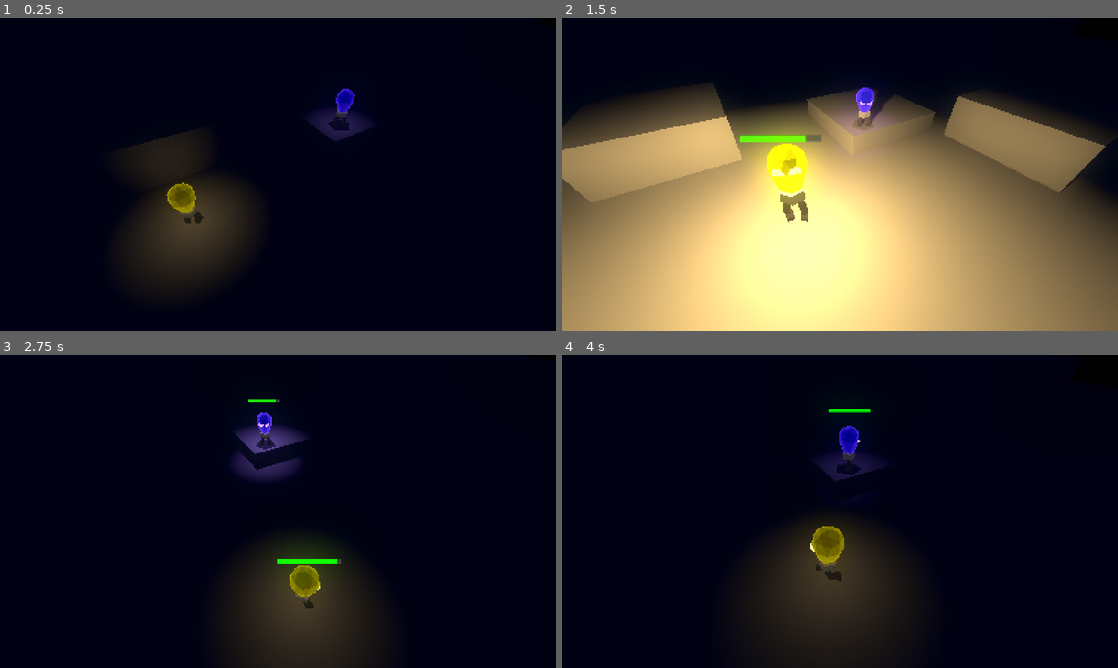
Above: before the commit, frames 1-4 (two rows, left to right).
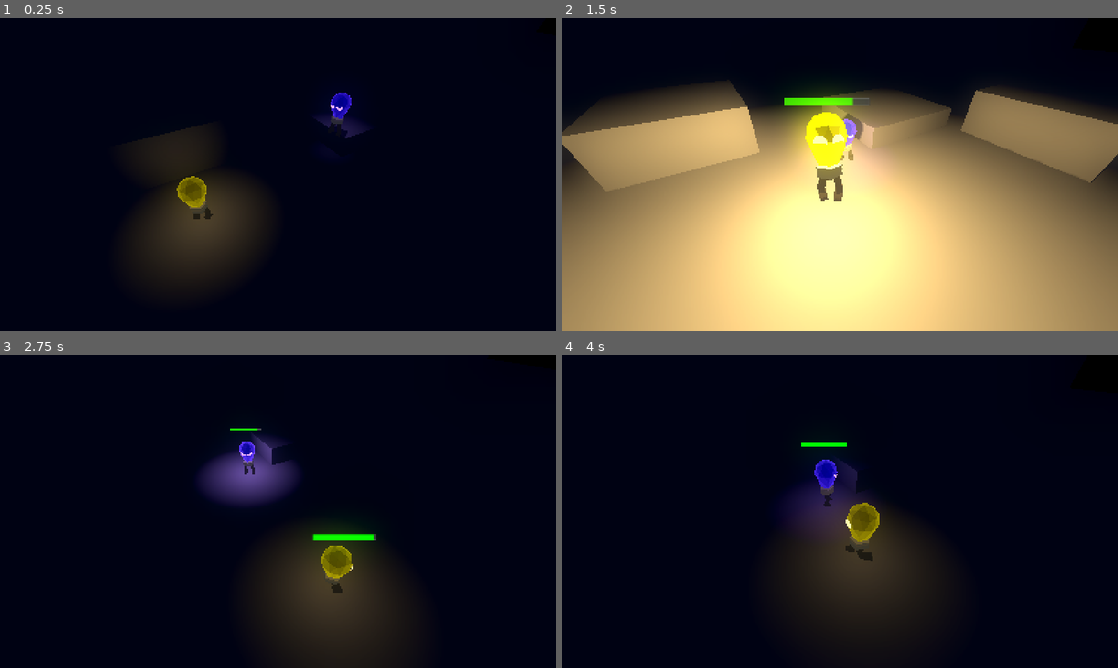
Above: after the commit, the same moments.

Repository: LowPolyFreak/EllieDeesAdventure
Game: Godot game, scene res://Scenes/main.tscn
Same seed, same stepped clock (60 frames per second), same inputs: the game is played once before the commit and once after it.
Inputs:
- Up to frame 1 (0.25 s): no input
- Up to frame 2 (1.5 s): hold D (right_p1) 0.53-1.28 s; tap Down (down_p2) at 0.6 s; tap Space (jump_p1) at 0.77 s; hold S (down_p1) from 1.28 s (still down); tap Shift (glow_p1) at 1.35 s
- Up to frame 3 (2.75 s): tap Space (jump_p1) at 1.52 s; release S (down_p1) at 2.03 s; hold D (right_p1) from 2.03 s (still down); tap Keypad 0 (glow_p2) at 2.1 s
- Up to frame 4 (4 s): release D (right_p1) at 2.78 s; hold W (up_p1) 2.78-3.53 s; tap Left (left_p2) at 2.85 s; tap Space (jump_p1) at 3.02, 3.77 s; hold A (left_p1) from 3.53 s (still down); tap Right (right_p2) at 3.6 s

The runs differ from the first frame. In frame 1, 1.2% of the frame differs, in the area x 25-66%, y 22-66%; in frame 2, 37%, in the area x 0-100%, y 20-100%; in frame 3, 6.1%; in frame 4, 5.1%.

Commit message:
Worked on follow feature

Diff:
--- a/Scenes/dee.tscn
+++ b/Scenes/dee.tscn
@@ -1,8 +1,9 @@
-[gd_scene load_steps=5 format=3 uid="uid://b004s5usrh0un"]
+[gd_scene load_steps=6 format=3 uid="uid://b004s5usrh0un"]
 
 [ext_resource type="PackedScene" uid="uid://csgj0877gbjpp" path="res://Scenes/ellie.tscn" id="1_4vtbg"]
 [ext_resource type="Material" uid="uid://cg6chtjeruuse" path="res://Material/bulb_uv.tres" id="2_27i61"]
 [ext_resource type="Material" uid="uid://2h3b33af6q2v" path="res://Material/eyes.tres" id="3_16jx1"]
+[ext_resource type="PackedScene" uid="uid://fjqxbkd2m8wf" path="res://Scenes/follow_behind.tscn" id="4_n0p10"]
 
 [sub_resource type="ViewportTexture" id="ViewportTexture_51ndg"]
 viewport_path = NodePath("SubViewport")
@@ -47,4 +48,7 @@
 [node name="BatteryBarSprite" parent="." index="5"]
 texture = SubResource("ViewportTexture_51ndg")
 
+[node name="FollowBehind" parent="." index="6" instance=ExtResource("4_n0p10")]
+start_active = false
+
 [editable path="EllieModel"]
--- a/Scenes/ellie.tscn
+++ b/Scenes/ellie.tscn
@@ -123,6 +123,7 @@
 viewport_path = NodePath("SubViewport")
 
 [node name="Ellie" type="CharacterBody3D" groups=["Bulbs"]]
+collision_layer = 2
 script = ExtResource("1_frd3r")
 rotation_speed = 10
 default_energy = 0.1
@@ -136,17 +137,17 @@
 [node name="EllieModel" parent="." instance=ExtResource("2_mu1gt")]
 
 [node name="Skeleton3D" parent="EllieModel/Armature" index="0"]
-bones/0/position = Vector3(0.0107074, 0.479824, -0.0257136)
-bones/0/rotation = Quaternion(-0.0042633, -0.0016593, -0.00131789, 0.999989)
-bones/1/rotation = Quaternion(0.0557396, -0.146173, 0.972337, 0.173459)
+bones/0/position = Vector3(0.0121882, 0.474424, -0.0310648)
+bones/0/rotation = Quaternion(-0.0201344, -0.00293613, -0.00165139, 0.999792)
+bones/1/rotation = Quaternion(0.0606558, -0.161784, 0.968204, 0.18091)
 bones/1/scale = Vector3(1, 1, 1)
-bones/2/rotation = Quaternion(0.466091, -0.0038012, 0.217847, 0.857489)
-bones/3/rotation = Quaternion(-0.867067, -0.0195729, -0.0289696, 0.496964)
+bones/2/rotation = Quaternion(0.48163, -0.00375452, 0.22511, 0.846962)
+bones/3/rotation = Quaternion(-0.875055, -0.0139606, -0.0249381, 0.483178)
 bones/3/scale = Vector3(1, 1, 1)
-bones/4/rotation = Quaternion(-0.0382561, -0.151964, 0.976874, -0.145466)
+bones/4/rotation = Quaternion(-0.037378, -0.169689, 0.973571, -0.148215)
 bones/4/scale = Vector3(1, 1, 1)
-bones/5/rotation = Quaternion(0.474094, 0.00377742, -0.221588, 0.852126)
-bones/6/rotation = Quaternion(-0.873247, 0.0233247, 0.06319, 0.482601)
+bones/5/rotation = Quaternion(0.490968, 0.00372546, -0.229474, 0.840404)
+bones/6/rotation = Quaternion(-0.881924, 0.0191043, 0.0653661, 0.466447)
 bones/6/scale = Vector3(1, 1, 1)
 bones/7/position = Vector3(-0.187498, 0.245262, -0.282433)
 bones/8/position = Vector3(-0.170884, 0.0506439, 0.0332276)
@@ -159,7 +160,7 @@
 bones/10/scale = Vector3(1, 1, 1)
 
 [node name="BoneAttachment3D" parent="EllieModel/Armature/Skeleton3D" index="0"]
-transform = Transform3D(0.999991, 0.00264989, -0.00330733, -0.00262159, 0.99996, 0.00853087, 0.00332981, -0.00852213, 0.999958, 0.0107074, 0.479824, -0.0257136)
+transform = Transform3D(0.999977, 0.00342033, -0.00580455, -0.00318386, 0.999184, 0.0402702, 0.00593754, -0.0402508, 0.999172, 0.0121882, 0.474424, -0.0310648)
 
 [node name="OmniLight3D" parent="EllieModel/Armature/Skeleton3D/BoneAttachment3D" index="0"]
 light_energy = 0.25
--- /dev/null
+++ b/Scenes/follow_behind.tscn
@@ -0,0 +1,43 @@
+[gd_scene load_steps=6 format=3 uid="uid://fjqxbkd2m8wf"]
+
+[ext_resource type="Script" path="res://Scripts/follow_behind.gd" id="1_ottbw"]
+
+[sub_resource type="StandardMaterial3D" id="StandardMaterial3D_uvvbx"]
+emission_enabled = true
+emission = Color(1, 1, 1, 1)
+
+[sub_resource type="SphereMesh" id="SphereMesh_00864"]
+material = SubResource("StandardMaterial3D_uvvbx")
+
+[sub_resource type="StandardMaterial3D" id="StandardMaterial3D_1mcuk"]
+emission_enabled = true
+emission = Color(0, 1, 0.0595484, 1)
+
+[sub_resource type="SphereMesh" id="SphereMesh_tgmik"]
+material = SubResource("StandardMaterial3D_1mcuk")
+
+[node name="FollowBehind" type="Node"]
+script = ExtResource("1_ottbw")
+
+[node name="CurrentPos" type="Marker3D" parent="."]
+top_level = true
+visible = false
+
+[node name="MeshInstance3D" type="MeshInstance3D" parent="CurrentPos"]
+mesh = SubResource("SphereMesh_00864")
+
+[node name="FollowPos" type="Marker3D" parent="."]
+top_level = true
+visible = false
+
+[node name="MeshInstance3D" type="MeshInstance3D" parent="FollowPos"]
+mesh = SubResource("SphereMesh_tgmik")
+
+[node name="MeshInstance3D2" type="MeshInstance3D" parent="FollowPos/MeshInstance3D"]
+transform = Transform3D(0.3, 0, 0, 0, 0.4, 0, 0, 0, 1, 0, 0, 0.463711)
+mesh = SubResource("SphereMesh_00864")
+skeleton = NodePath("../..")
+
+[node name="UpdateTimer" type="Timer" parent="."]
+
+[connection signal="timeout" from="UpdateTimer" to="." method="_on_update_timer_timeout"]
--- a/Scenes/main.tscn
+++ b/Scenes/main.tscn
@@ -147,6 +147,7 @@
 
 [node name="Dee" parent="." instance=ExtResource("2_2yub6")]
 transform = Transform3D(1, 0, 0, 0, 1, 0, 0, 0, 1, 1.60304, 1, -1.70159)
+collision_layer = 1
 
 [node name="MovingPlatformTest" type="AnimatableBody3D" parent="."]
 transform = Transform3D(0.860466, 0, 0.509507, 0, 1, 0, -0.509507, 0, 0.860466, 8.22636, 1, -3.33793)
--- /dev/null
+++ b/Scripts/follow_behind.gd
@@ -0,0 +1,47 @@
+extends Node
+
+signal update_follow_position(follow_position: Marker3D)
+
+@export var target_character: CharacterBody3D
+@export var start_active := true
+@export var distance := 0.35
+@export var update_time := 0.1
+
+@onready var current_pos = $CurrentPos
+@onready var update_timer = $UpdateTimer
+@onready var follow_pos = $FollowPos
+
+var active
+var just_activated
+
+func _ready():
+	if start_active:
+		update_active(true)
+
+func update_active(state: bool):
+	if state:
+		active = true
+		just_activated = true
+		update_timer.start(update_time)
+	else:
+		active = false
+		update_timer.stop()
+
+func _on_update_timer_timeout():
+	if !active:
+		return
+	if target_character:
+		if Vector3(current_pos.global_position.x, 0, current_pos.global_position.z).distance_to(Vector3(target_character.global_position.x, 0, target_character.global_position.z)) > distance:
+			follow_pos.global_position = current_pos.global_position
+			current_pos.global_position = target_character.global_position
+			follow_pos.look_at(Vector3(target_character.global_position.x, follow_pos.global_position.y, target_character.global_position.z))
+			update_follow_position.emit(follow_pos)
+			update_timer.start(update_time)
+		if just_activated:
+			just_activated = false
+			follow_pos.global_position = current_pos.global_position
+		else:
+			update_timer.start(update_time)
+	else:
+		print("No target to follow, stopping!")
+		active = false
--- a/Scripts/player.gd
+++ b/Scripts/player.gd
@@ -30,6 +30,7 @@
 var last_direction = Vector3.FORWARD
 var in_air = false
 var battery: float = 1.0
+var is_following
 
 #Inputs
 var up = "up_p1"
@@ -41,8 +42,11 @@
 
 var starting_glow = false
 var trigger_pressed
+var follow_position: Vector3
 
 func _ready():
+	for i in get_tree().get_nodes_in_group("Bulbs"):
+		add_collision_exception_with(i)
 	if !player_1:
 		up = "up_p2"
 		down = "down_p2"
@@ -50,6 +54,12 @@
 		right = "right_p2"
 		jump = "jump_p2"
 		glow = "glow_p2"
+		$FollowBehind.connect("update_follow_position", update_follow_pos)
+		$FollowBehind.target_character = get_tree().get_first_node_in_group("Player_1")
+		$FollowBehind.update_active(true)
+		is_following = true
+	else:
+		add_to_group("Player_1")
 
 func _physics_process(delta):
 
@@ -75,11 +85,15 @@
 
 	if direction:
 		animation_tree.set("parameters/Movement/transition_request", "Run")
+		if is_following:
+			is_following = false
+			bulb.rotation = Vector3(0,0,0)
 		last_direction = direction
 		velocity.x = direction.x * SPEED
 		velocity.z = direction.z * SPEED
 	else:
-		animation_tree.set("parameters/Movement/transition_request", "Idle")
+		if !is_following:
+			animation_tree.set("parameters/Movement/transition_request", "Idle")
 		velocity.x = move_toward(velocity.x, 0, SPEED)
 		velocity.z = move_toward(velocity.z, 0, SPEED)
 	ellie_model.rotation.y = lerp_angle(ellie_model.rotation.y, atan2(-last_direction.x, -last_direction.z), delta * rotation_speed)
@@ -90,9 +104,14 @@
 		clampf(global_position.z, float(camera_follow.global_position.z - ((leash_lenght / 2) + 0)), (camera_follow.global_position.z + ((leash_lenght / 2) + 0)))
 	)
 
-	if direction:
-		global_position = player_leash
-
+	if is_following:
+		if direction:
+			global_position = player_leash
+		else:
+			if !player_1 and global_position.distance_to(follow_position) > 0.5 :
+				bulb.look_at(Vector3(follow_position.x, global_position.y, follow_position.z))
+				var move_vec = -bulb.basis.z * SPEED
+				global_position += move_vec * delta
 
 	move_and_slide()
 
@@ -162,3 +181,7 @@
 	battery_bar_3d.modulate.a = 0.0
 	#var tween = create_tween()
 	#tween.tween_property(battery_bar_3d, "modulate:a", 0.0, 1)
+
+func update_follow_pos(marker):
+	follow_position = marker.global_position
+	printt("updating follow", follow_position)
--- a/project.godot
+++ b/project.godot
@@ -28,6 +28,7 @@
 
 Bulbs=""
 CameraFollow=""
+Player_1=""
 
 [input]
 
@@ -104,6 +105,11 @@
 ]
 }
 
+[layer_names]
+
+3d_physics/layer_1="Environment"
+3d_physics/layer_2="Player"
+
 [rendering]
 
 renderer/rendering_method="gl_compatibility"
